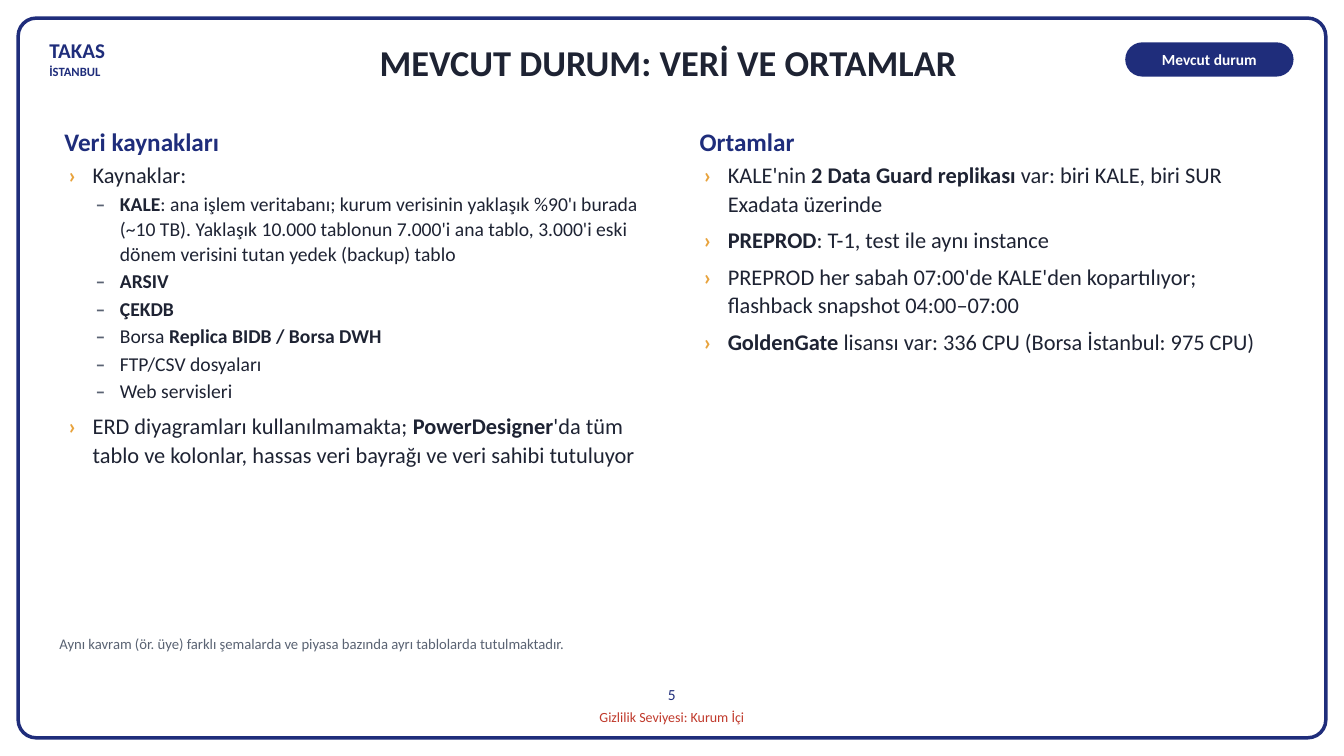
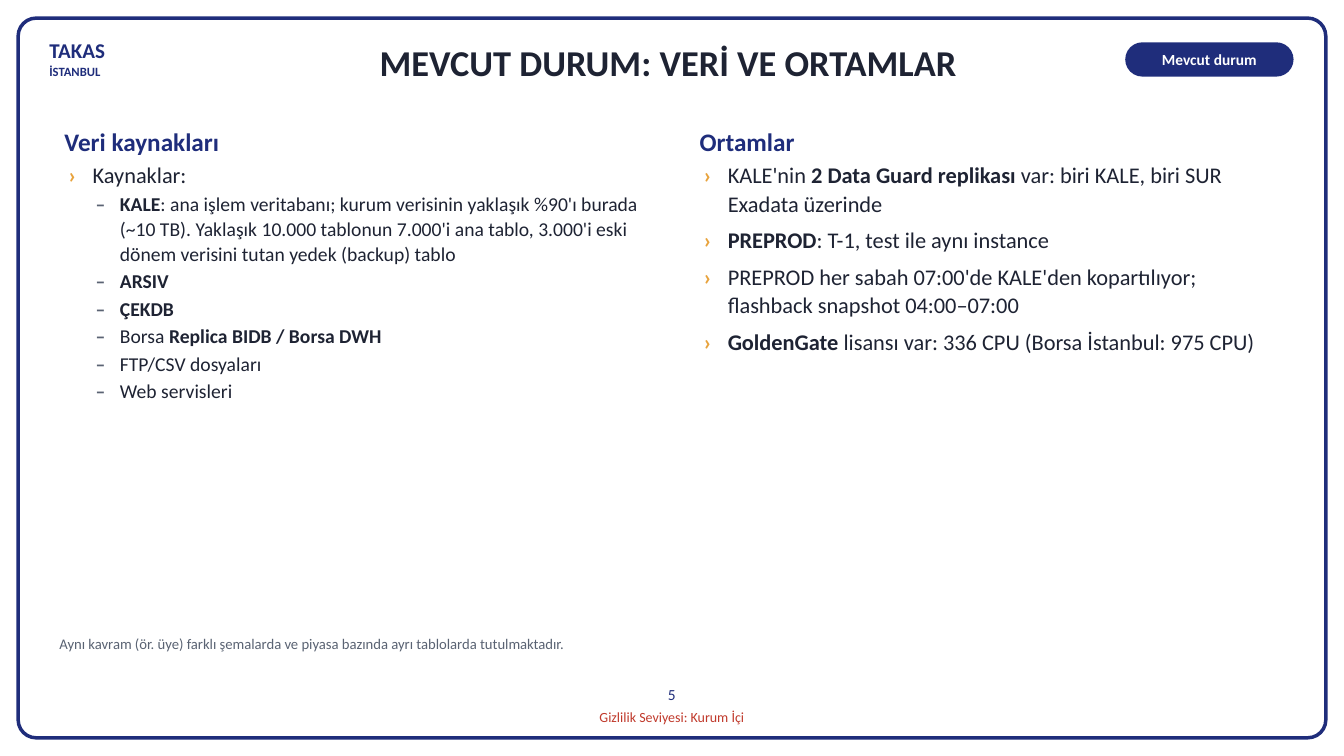
Before and after one commit to hanifidemirel0/Cursor-Projects, a slide deck: slide 5 of outputs/dwh-sunum-kasim-2026/5 - DWHSunum_Kasim2026.pptx. Drawn at 1344x756 pixels with LibreOffice and Linux fonts; fonts in the diff are those of the drawing. Boxes give left, top, right and bottom in pixels: in the first picture for what was removed or moved away, otherwise in the second. Text is boxed around its words. In the diff, an @@ line names an element or a change of style, - is before the commit and + after.

```diff
--- a/outputs/dwh-sunum-kasim-2026/5 - DWHSunum_Kasim2026.pptx
+++ b/outputs/dwh-sunum-kasim-2026/5 - DWHSunum_Kasim2026.pptx
@@ text at (93, 418, 635, 467): paragraph removed @@
-› ERD diyagramları kullanılmamakta; PowerDesigner'da tüm tablo ve kolonlar, hassas veri bayrağı ve veri sahibi tutuluyor
```
Also in this commit, not shown: 2 other files.
